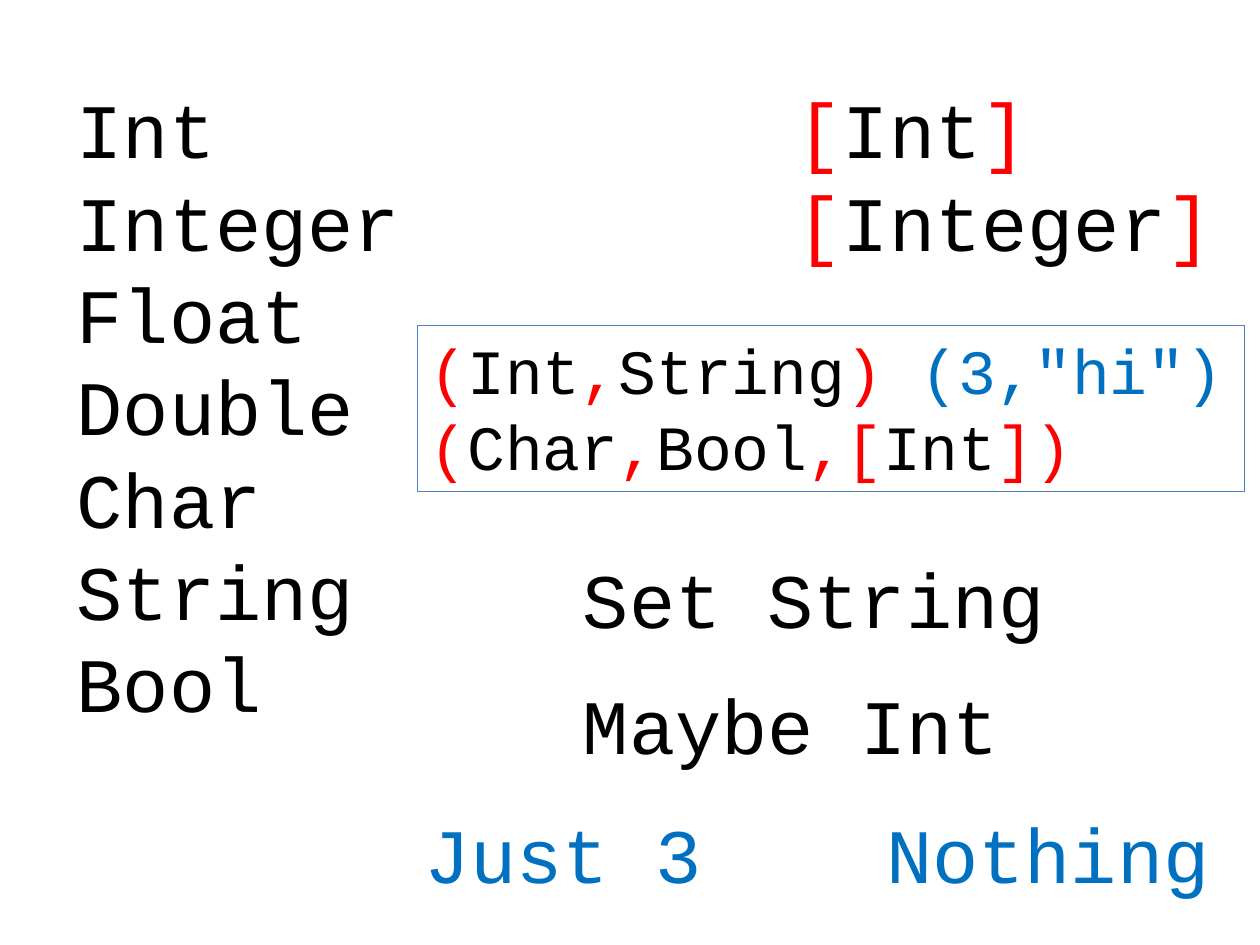
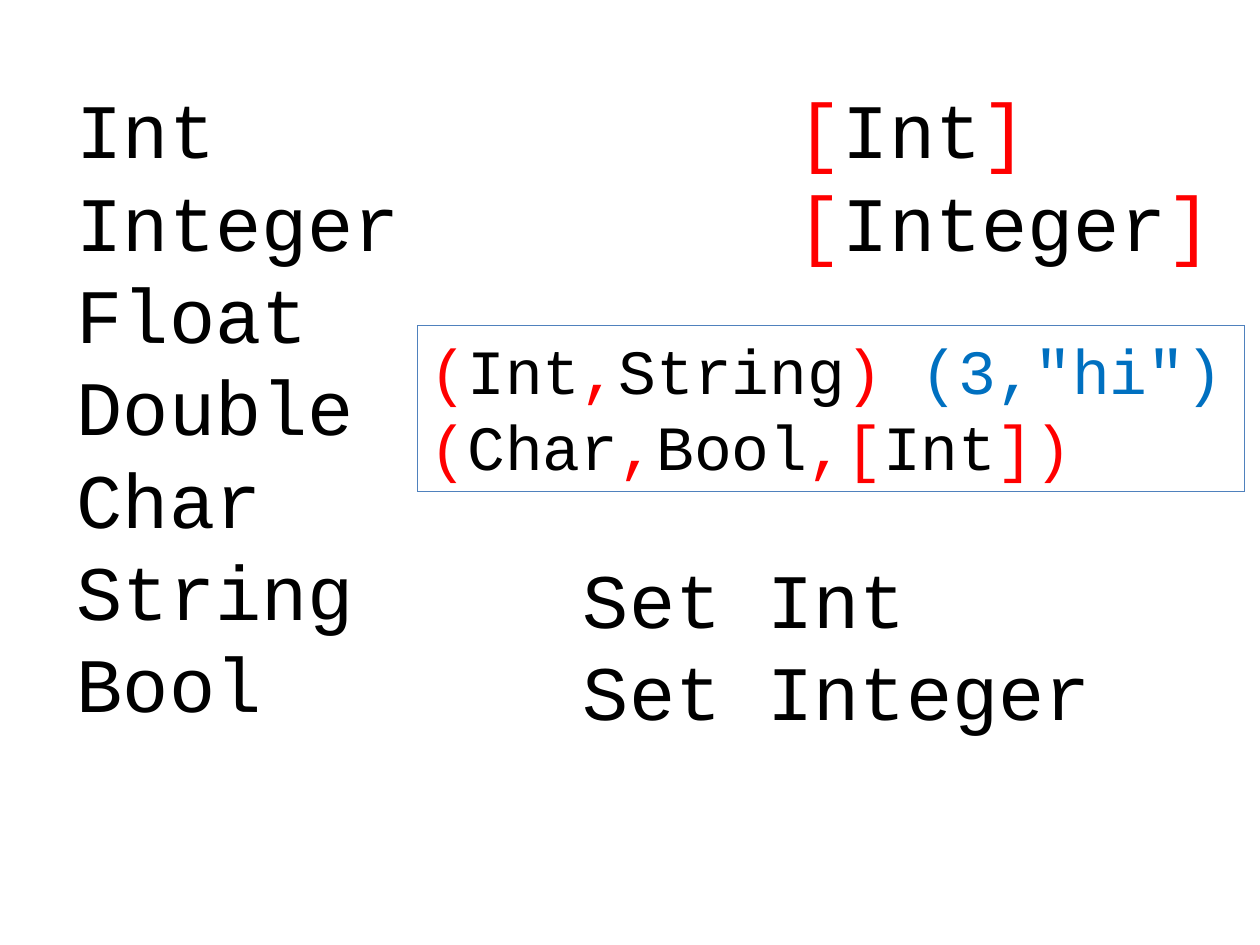
Before and after one commit to dominicprior/beginning-haskell-course, a slide deck: slide 19 of beginning-haskell.pptx. Drawn at 1260x945 pixels with LibreOffice and Linux fonts; fonts in the diff are those of the drawing. Boxes give left, top, right and bottom in pixels: in the first picture for what was removed or moved away, otherwise in the second. Text is boxed around its words. In the diff, an @@ line names an element or a change of style, - is before the commit and + after.

```diff
--- a/beginning-haskell.pptx
+++ b/beginning-haskell.pptx
@@ text at [583,576,1091,736]: text changed @@
-Set String
+Set Int
+Set Integer
@@ text removed at [583,698,999,770] @@
-Maybe Int
@@ text removed at [424,827,1209,899] @@
-Just 3 Nothing
```
Also in this commit, not shown: 3 other slides changed, 1 slide added, 4 slides removed.
